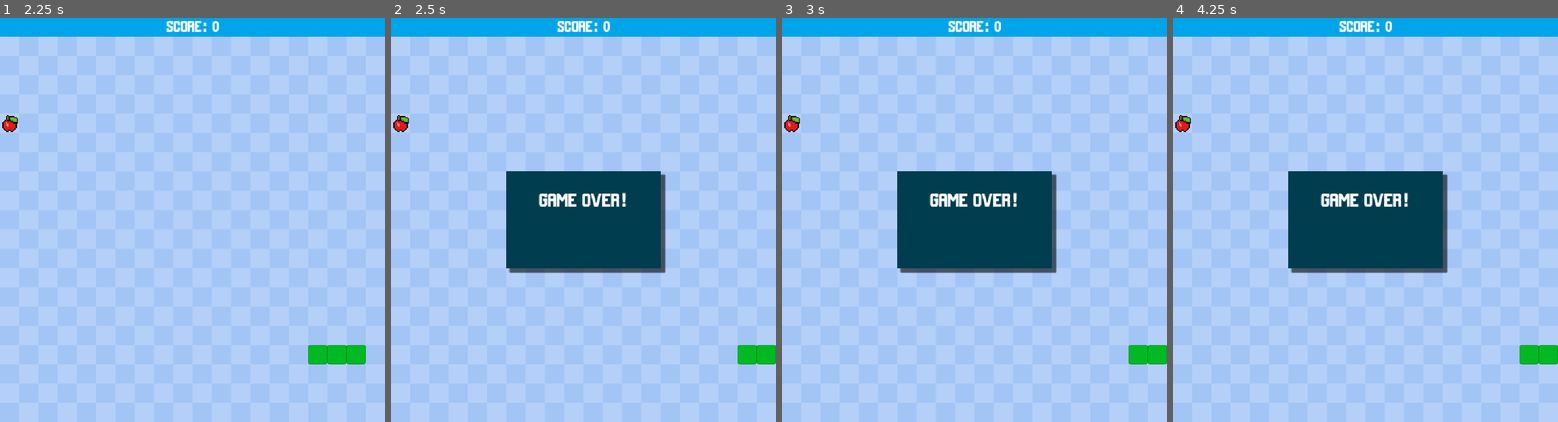
Above: before the commit, frames 1-4 (left to right).
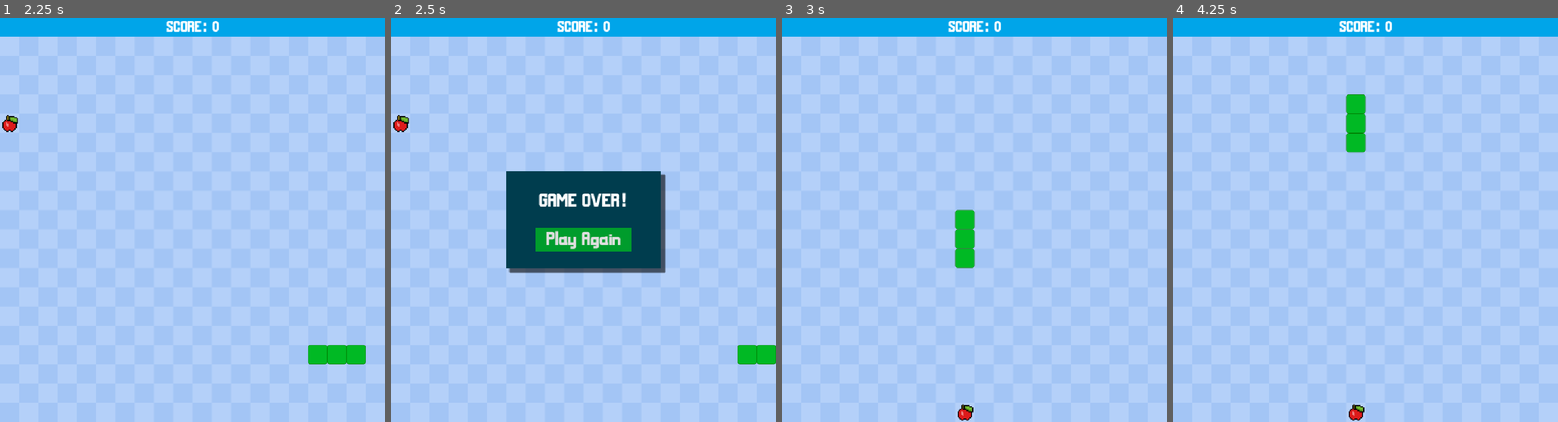
Above: after the commit, the same moments.

Repository: Taynish02/Snake-and-Apple
Game: Godot game, scene res://scenes/main.tscn
The game is run twice, just before and just after one commit, with the same random seed, the same clock (stepped at 60 frames per second) and the same inputs.
Inputs (mouse positions are in pixels of both pictures, inside the frame that each line leads up to):
- Up to frame 1 (2.25 s): tap Enter at 0.5 s; move the mouse to (277, 199) at 0.52 s; hold D (move_right) 0.53-1.28 s; tap Alt at 0.6, 2.1 s; click (277, 199) at 0.67 s; move the mouse to (115, 240) at 1.27 s; hold S (move_down) 1.28-2.03 s; tap Shift at 1.35 s; move the mouse to (231, 131) at 2.02 s; hold D (move_right) from 2.03 s (still down)
- Up to frame 2 (2.5 s): keep holding D (move_right)
- Up to frame 3 (3 s): release D (move_right) at 2.75 s; click (974, 240) at 2.75 s, where only the run after the commit has a clickable "Play Again"
- Up to frame 4 (4.25 s): tap Space at 3.5 s; move the mouse to (1346, 300) at 3.52 s; hold W (move_up) from 3.53 s (still down); tap Shift at 3.6 s; click (1346, 300) at 3.67 s

Frame 1 is identical in both runs. In frame 2, 1.5% of the frame differs, in the area x 37-63%, y 51-58%; in frame 3, 11%; in frame 4, 12%, in the area x 0-100%, y 18-100%.

Commit message:
adding retry button and score button  and snake segment

Diff:
--- a/scenes/game_over_menu.tscn
+++ b/scenes/game_over_menu.tscn
@@ -2,6 +2,11 @@
 
 [ext_resource type="FontFile" uid="uid://beokhv38lfwlr" path="res://assets/MaldiniBold.ttf" id="1_6ebp1"]
 [ext_resource type="Script" uid="uid://c84nln7xhu82e" path="res://scripts/restartbutton.gd" id="2_cwb3k"]
+
+[sub_resource type="StyleBoxFlat" id="StyleBoxFlat_1v2he"]
+bg_color = Color(0, 0.23921569, 0.30588236, 1)
+shadow_size = 5
+shadow_offset = Vector2(10, 10)
 
 [sub_resource type="StyleBoxFlat" id="StyleBoxFlat_ohf2h"]
 bg_color = Color(0, 0.6117647, 0.17254902, 1)
@@ -12,25 +17,7 @@
 [sub_resource type="StyleBoxFlat" id="StyleBoxFlat_a46wf"]
 bg_color = Color(0, 0.7372549, 0.16862746, 1)
 
-[sub_resource type="StyleBoxFlat" id="StyleBoxFlat_1v2he"]
-bg_color = Color(0, 0.23921569, 0.30588236, 1)
-shadow_size = 5
-shadow_offset = Vector2(10, 10)
-
 [node name="GameOverMenu" type="CanvasLayer" unique_id=1378457159]
-
-[node name="Restartbutton" type="Button" parent="." unique_id=1840541339]
-offset_left = 375.0
-offset_top = 545.0
-offset_right = 625.0
-offset_bottom = 608.0
-theme_override_fonts/font = ExtResource("1_6ebp1")
-theme_override_font_sizes/font_size = 50
-theme_override_styles/normal = SubResource("StyleBoxFlat_ohf2h")
-theme_override_styles/pressed = SubResource("StyleBoxFlat_u1lo2")
-theme_override_styles/hover = SubResource("StyleBoxFlat_a46wf")
-text = "Play Again"
-script = ExtResource("2_cwb3k")
 
 [node name="GameOverPanel" type="Panel" parent="." unique_id=1721564214]
 anchors_preset = 8
@@ -63,3 +50,16 @@
 text = "GAME OVER!"
 horizontal_alignment = 1
 vertical_alignment = 1
+
+[node name="Restartbutton" type="Button" parent="." unique_id=1840541339]
+offset_left = 375.0
+offset_top = 545.0
+offset_right = 625.0
+offset_bottom = 608.0
+theme_override_fonts/font = ExtResource("1_6ebp1")
+theme_override_font_sizes/font_size = 50
+theme_override_styles/normal = SubResource("StyleBoxFlat_ohf2h")
+theme_override_styles/pressed = SubResource("StyleBoxFlat_u1lo2")
+theme_override_styles/hover = SubResource("StyleBoxFlat_a46wf")
+text = "Play Again"
+script = ExtResource("2_cwb3k")
--- a/scenes/main.tscn
+++ b/scenes/main.tscn
@@ -25,5 +25,10 @@
 offset = Vector2(25, 25)
 
 [node name="GameOverMenu" parent="." unique_id=1378457159 instance=ExtResource("6_tefeu")]
+process_mode = 2
 
 [connection signal="timeout" from="MoveTimer" to="." method="_on_move_timer_timeout"]
+[connection signal="pressed" from="GameOverMenu/Restartbutton" to="." method="_on_restartbutton_restart"]
+[connection signal="restart" from="GameOverMenu/Restartbutton" to="." method="_on_restartbutton_restart"]
+
+[editable path="GameOverMenu"]
--- a/scenes/snake_segement.tscn
+++ b/scenes/snake_segement.tscn
@@ -12,7 +12,7 @@
 corner_radius_bottom_right = 5
 corner_radius_bottom_left = 5
 
-[node name="SnakeSegement" type="Panel" unique_id=545859179]
+[node name="SnakeSegement" type="Panel" unique_id=545859179 groups=["segments"]]
 offset_right = 50.0
 offset_bottom = 50.0
 theme_override_styles/panel = SubResource("StyleBoxFlat_1v2he")
--- a/scripts/main.gd
+++ b/scripts/main.gd
@@ -34,6 +34,7 @@
 
 func new_game():
 	get_tree().paused = false
+	get_tree().call_group("segments", "queue_free")
 	$GameOverMenu.hide()
 	score = 0
 	$Hud.get_node("ScoreLabel").text = "SCORE: " + str(score)
@@ -137,3 +138,8 @@
 	$MoveTimer.stop()
 	game_started = false
 	get_tree().paused = true
+
+
+func _on_restartbutton_restart() -> void:
+	get_tree().paused = false
+	new_game()
